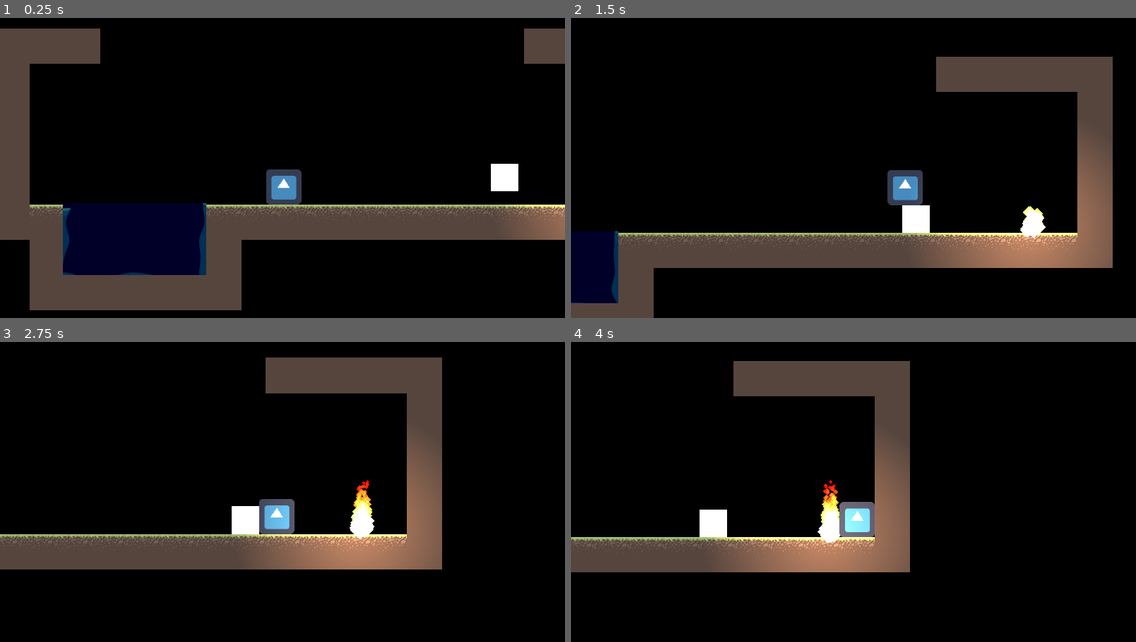
Above: before the commit, frames 1-4 (two rows, left to right).
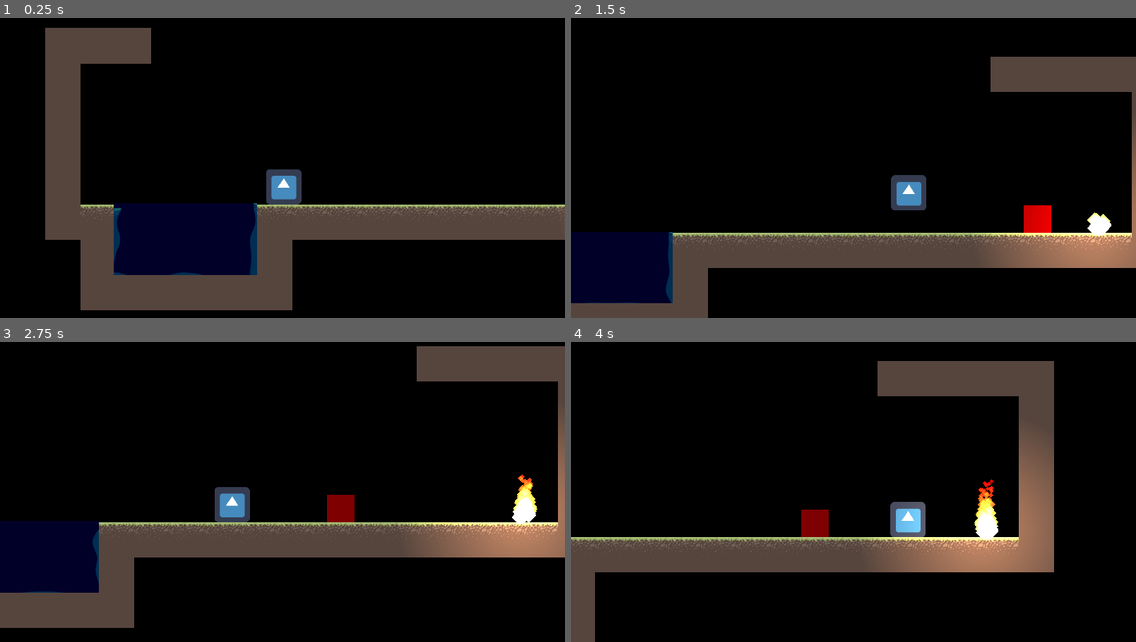
Above: after the commit, the same moments.

Repository: projectbulldog/deusvult
Game: Godot game, scene res://World.tscn
Two runs of this game, one before a commit and one after it. Both use one fixed random seed, a clock stepped at 60 frames per second and the inputs below. The engine's default icon, where the game draws it, is replaced by a stand-in: a white triangle on a blue panel in a dark square.
Inputs (mouse positions are in pixels of both pictures, inside the frame that each line leads up to):
- Up to frame 1 (0.25 s): no input
- Up to frame 2 (1.5 s): move the mouse to (977, 135) at 0.52 s; hold D from 0.53 s (still down); tap Space at 0.77 s; move the mouse to (740, 168) at 1.27 s
- Up to frame 3 (2.75 s): tap Space at 1.52 s; move the mouse to (339, 405) at 2.02 s; release D at 2.03 s; hold A from 2.03 s (still down)
- Up to frame 4 (4 s): move the mouse to (825, 543) at 2.77 s; release A at 2.78 s; hold D from 2.78 s (still down); tap Space at 3.02, 3.77 s; move the mouse to (1023, 525) at 3.52 s

The runs differ from the first frame. In frame 1, 19% of the frame differs, in the area x 0-100%, y 3-98%; in frame 2, 14%; in frame 3, 29%, in the area x 0-100%, y 1-96%; in frame 4, 22%.

Commit message:
Enemy Basics

Diff:
--- a/testprojekt/ENEMY.gd
+++ /dev/null
@@ -1,14 +0,0 @@
-extends KinematicBody2D
-
-const GRAVITY = 981
-const WALK_SPEED = 300
-
-var velocity = Vector2()
-
-func _physics_process(delta):
-	if(is_on_floor()):
-		velocity.y = 0;
-	else:
-		velocity.y += delta * GRAVITY
-
-	move_and_slide(velocity, Vector2(0, -1))
--- /dev/null
+++ b/testprojekt/Scripts/Enemy.gd
@@ -0,0 +1,36 @@
+extends KinematicBody2D
+
+const GRAVITY = 981
+const WALK_SPEED = 200
+
+var velocity = Vector2()
+var target : KinematicBody2D
+
+func _process(delta):
+	applyGravity(delta)
+	pursueTarget(delta)
+
+func applyGravity(delta):
+	if(is_on_floor()):
+		velocity.y = 0;
+	else:
+		velocity.y += delta * GRAVITY
+
+	move_and_slide(velocity, Vector2(0, -1))
+
+func pursueTarget(delta):
+	if(target != null):
+		var movement = Vector2(target.position.x - self.position.x, target.position.y - self.position.y)
+		var unit_vector = sqrt(pow(movement.x, 2) + pow(movement.y, 2))
+		translate(movement / unit_vector  * delta * WALK_SPEED)
+
+func _on_Area2D_body_entered(body):
+	if(body.get_name() == "Player"):
+		self.modulate = Color(0.5, 0, 0)
+		target = body
+
+
+func _on_Area2D_body_exited(body):
+	if(body.get_name() == "Player"):
+		self.modulate = Color(1, 1, 1)
+		target = null
--- a/testprojekt/Scripts/Light2D.gd
+++ /dev/null
@@ -1,13 +0,0 @@
-extends Light2D
-
-# Declare member variables here. Examples:
-# var a = 2
-# var b = "text"
-
-# Called when the node enters the scene tree for the first time.
-func _ready():
- pass # Replace with function body.
-
-# Called every frame. 'delta' is the elapsed time since the previous frame.
-func _process(delta):
-      self.global_position = get_global_mouse_position()
--- a/testprojekt/Scripts/Player.gd
+++ b/testprojekt/Scripts/Player.gd
@@ -5,7 +5,7 @@
 
 var velocity = Vector2()
 
-func _physics_process(delta):
+func _process(delta):
 	if(is_on_floor()):
 		velocity.y = 0;
 	else:
--- a/testprojekt/Scripts/Sprite.gd
+++ /dev/null
@@ -1 +0,0 @@
-extends Sprite
--- a/testprojekt/World.tscn
+++ b/testprojekt/World.tscn
@@ -1,11 +1,11 @@
-[gd_scene load_steps=18 format=2]
+[gd_scene load_steps=19 format=2]
 
 [ext_resource path="res://Scripts/Player.gd" type="Script" id=1]
 [ext_resource path="res://Sprites/icon.png" type="Texture" id=2]
 [ext_resource path="res://tileset.tres" type="TileSet" id=3]
 [ext_resource path="res://Shaders/Water.shader" type="Shader" id=4]
 [ext_resource path="res://Sprites/Unbenannt.png" type="Texture" id=5]
-[ext_resource path="res://ENEMY.gd" type="Script" id=6]
+[ext_resource path="res://Scripts/Enemy.gd" type="Script" id=6]
 [ext_resource path="res://Sprites/spriteColor.png" type="Texture" id=7]
 
 [sub_resource type="CanvasItemMaterial" id=1]
@@ -17,22 +17,22 @@
 shader = ExtResource( 4 )
 shader_param/tint = Color( 0.0509804, 0.384314, 0.627451, 1 )
 
-[sub_resource type="ShaderMaterial" id=6]
+[sub_resource type="ShaderMaterial" id=4]
 
-[sub_resource type="Gradient" id=7]
-offsets = PoolRealArray( 0, 0.398026, 1 )
+[sub_resource type="Gradient" id=5]
+offsets = PoolRealArray( 0, 0.180921, 1 )
 colors = PoolColorArray( 1, 1, 1, 1, 0.853516, 0.667695, 0.227592, 1, 0.699219, 0, 0, 1 )
 
-[sub_resource type="GradientTexture" id=8]
-gradient = SubResource( 7 )
+[sub_resource type="GradientTexture" id=6]
+gradient = SubResource( 5 )
 
-[sub_resource type="Curve" id=9]
+[sub_resource type="Curve" id=7]
 _data = [ Vector2( 0, 0.7904 ), 0.0, 0.0, 0, 0, Vector2( 1, 0.2096 ), 0.0, 0.0, 0, 0 ]
 
-[sub_resource type="CurveTexture" id=10]
-curve = SubResource( 9 )
+[sub_resource type="CurveTexture" id=8]
+curve = SubResource( 7 )
 
-[sub_resource type="ParticlesMaterial" id=11]
+[sub_resource type="ParticlesMaterial" id=9]
 emission_shape = 2
 emission_box_extents = Vector3( 5, 10, 1 )
 flag_disable_z = true
@@ -46,16 +46,18 @@
 radial_accel = 0.1
 angle = 45.0
 scale = 25.0
-scale_curve = SubResource( 10 )
-color_ramp = SubResource( 8 )
+scale_curve = SubResource( 8 )
+color_ramp = SubResource( 6 )
 
-[sub_resource type="RectangleShape2D" id=12]
+[sub_resource type="RectangleShape2D" id=10]
+
+[sub_resource type="CircleShape2D" id=11]
+radius = 300.0
 
 [node name="World" type="Node"]
 
 [node name="Player" type="KinematicBody2D" parent="."]
-editor/display_folded = true
-position = Vector2( 460, 460 )
+position = Vector2( 367.819, 461.397 )
 z_index = 4
 z_as_relative = false
 script = ExtResource( 1 )
@@ -87,23 +89,23 @@
 format = 1
 tile_data = PoolIntArray( 262143, 1, 0, 196608, 1, 0, 196609, 1, 0, 196622, 1, 0, 196623, 1, 0, 196624, 1, 0, 196625, 1 …(467 unchanged characters)…
 
-[node name="Sprite" type="Sprite" parent="."]
+[node name="Water_Example" type="Sprite" parent="."]
 material = SubResource( 3 )
 position = Vector2( 190, 575 )
 scale = Vector2( 4.0625, 2.03125 )
 texture = ExtResource( 2 )
 
-[node name="Particles2D" type="Particles2D" parent="."]
-material = SubResource( 6 )
-position = Vector2( 1071.64, 505.333 )
+[node name="Fire_Example" type="Particles2D" parent="."]
+material = SubResource( 4 )
+position = Vector2( 1092.35, 501.774 )
 rotation = -1.5708
 z_index = -2
 z_as_relative = false
 amount = 100
 lifetime = 2.0
-process_material = SubResource( 11 )
+process_material = SubResource( 9 )
 
-[node name="Light2D" type="Light2D" parent="Particles2D"]
+[node name="Light2D" type="Light2D" parent="Fire_Example"]
 texture = ExtResource( 5 )
 texture_scale = 2.0
 color = Color( 0.960784, 0.705882, 0.478431, 1 )
@@ -112,15 +114,24 @@
 [node name="CanvasModulate" type="CanvasModulate" parent="."]
 
 [node name="ENEMY" type="KinematicBody2D" parent="."]
-position = Vector2( 860, 430 )
+position = Vector2( 1007.35, 436.285 )
 scale = Vector2( 0.5, 0.5 )
 script = ExtResource( 6 )
 
 [node name="Sprite" type="Sprite" parent="ENEMY"]
 texture = ExtResource( 7 )
 
-[node name="CollisionShape2D" type="CollisionShape2D" parent="ENEMY"]
+[node name="Enemy_Box" type="CollisionShape2D" parent="ENEMY"]
 scale = Vector2( 5, 5 )
-shape = SubResource( 12 )
+shape = SubResource( 10 )
+
+[node name="Area2D" type="Area2D" parent="ENEMY"]
+
+[node name="Detection_Box" type="CollisionShape2D" parent="ENEMY/Area2D"]
+scale = Vector2( 2, 2 )
+shape = SubResource( 11 )
 
 [node name="Navigation2D" type="Navigation2D" parent="."]
+
+[connection signal="body_entered" from="ENEMY/Area2D" to="ENEMY" method="_on_Area2D_body_entered"]
+[connection signal="body_exited" from="ENEMY/Area2D" to="ENEMY" method="_on_Area2D_body_exited"]
--- a/testprojekt/project.godot
+++ b/testprojekt/project.godot
@@ -27,5 +27,6 @@
 
 [rendering]
 
+threads/thread_model=2
 environment/default_clear_color=Color( 0, 0, 0, 1 )
 environment/default_environment="res://default_env.tres"
